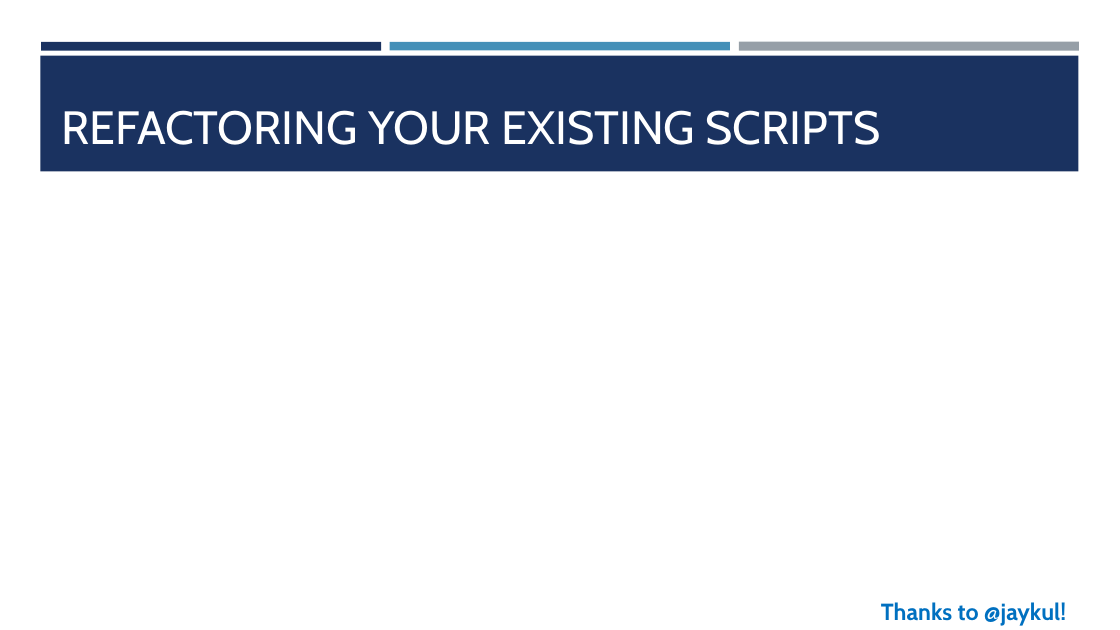
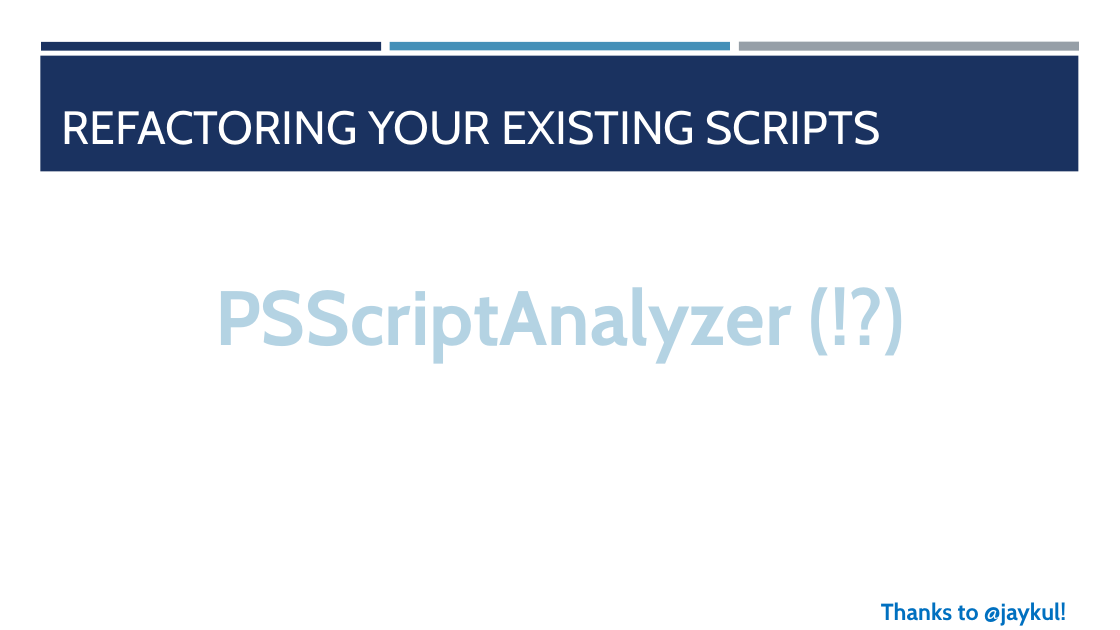
Before and after one commit to timothywarner/summer2019, a slide deck: slide 5 of psh on the river 2019/warner-az-commands-2019.pptx. Drawn at 1120x630 pixels with LibreOffice and Linux fonts; fonts in the diff are those of the drawing; background and template pictures are left out. Boxes give left, top, right and bottom in pixels: in the first picture for what was removed or moved away, otherwise in the second. Text is boxed around its words. In the diff, an @@ line names an element or a change of style, - is before the commit and + after.

```diff
--- a/psh on the river 2019/warner-az-commands-2019.pptx
+++ b/psh on the river 2019/warner-az-commands-2019.pptx
@@ text added at (215, 287, 791, 362), 66 pt, text #B4D3E3, bold @@
+PSScriptAnalyzer (!?)
```
Also in this commit, not shown: 1 other slide changed, 1 other file.
